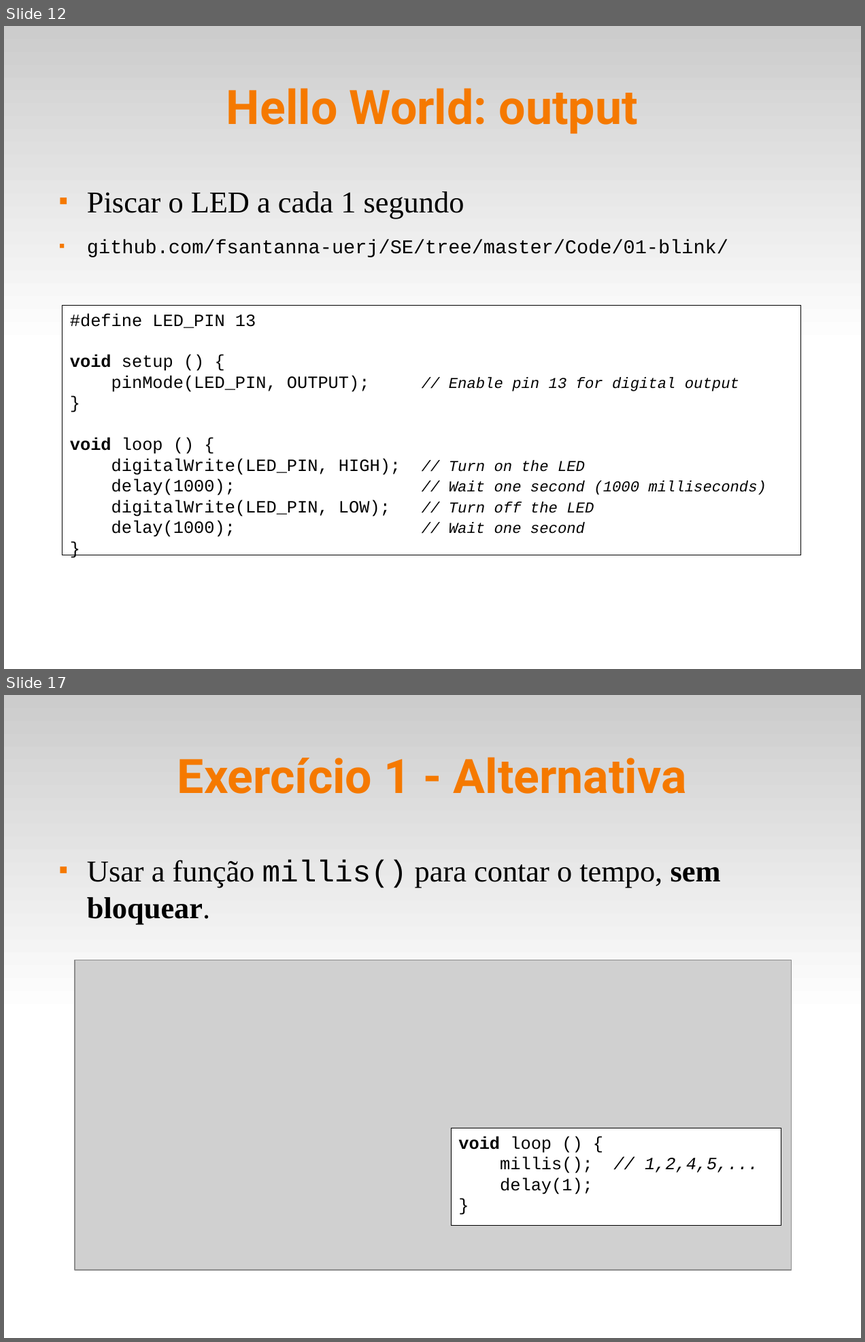
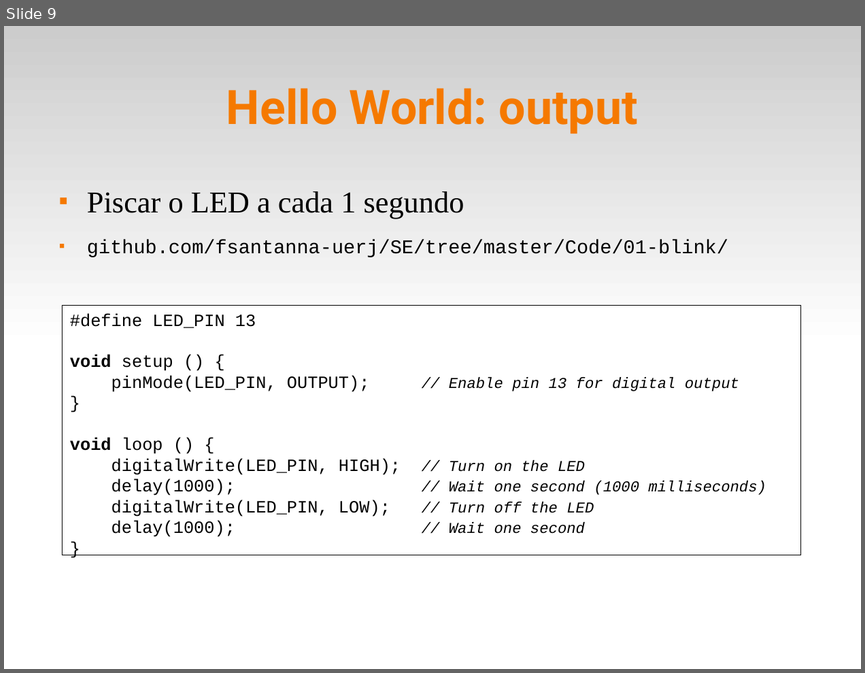
Before and after one commit to fsantanna-uerj/SE, a slide deck: Slides/se-02-gpio.odp. Shown one above the other, each under a label of ours: slides 12 and 17 before the commit, slide 9 after it; the slides between them are not shown. The pictures are 865x1342 and 865x673 pixels, drawn with LibreOffice and Linux fonts; fonts in the diff are those of the drawing; grey boxes stand for pictures. Boxes give left, top, right and bottom in pixels: in the first picture for what was removed or moved away, otherwise in the second. Text is boxed around its words. In the diff, an @@ line names an element or a change of style, - is before the commit and + after.

```diff
--- a/Slides/se-02-gpio.odp
+++ b/Slides/se-02-gpio.odp
@@ slide 17 removed at (4,695,861,1338), background #FFFFFF; not listed: 1 template element that a slide beside it also shows @@
@@ title removed at (177,757,687,794) @@
-Exercício 1 - Alternativa
@@ text removed at (87,860,721,923) @@
-■ Usar a função millis() para contar o tempo, sem bloquear.
@@ picture removed at (75,960,791,1270) @@
@@ rectangle removed at (451,1128,781,1225) @@
-void loop () {
-millis(); // 1,2,4,5,...
-delay(1);
-}
@@ what was slide 12 is now slide 9 @@
```
Also in this commit, not shown: 2 slides changed, 2 slides added, 10 other slides removed, 3 other files.
